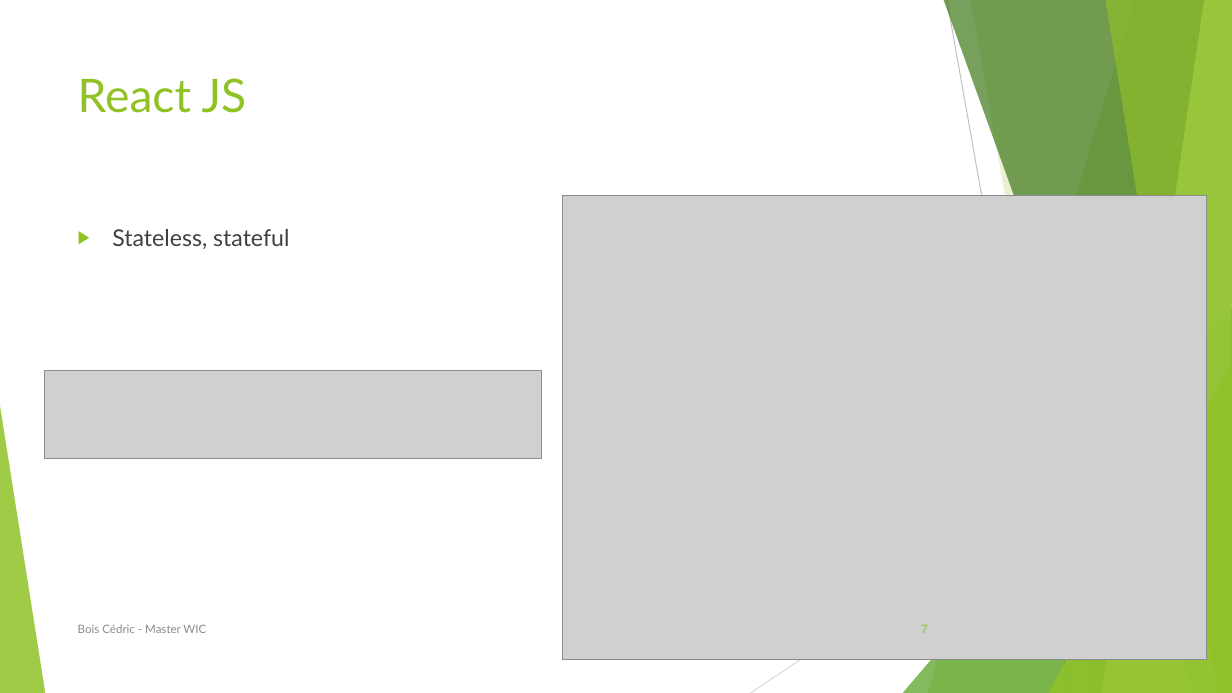
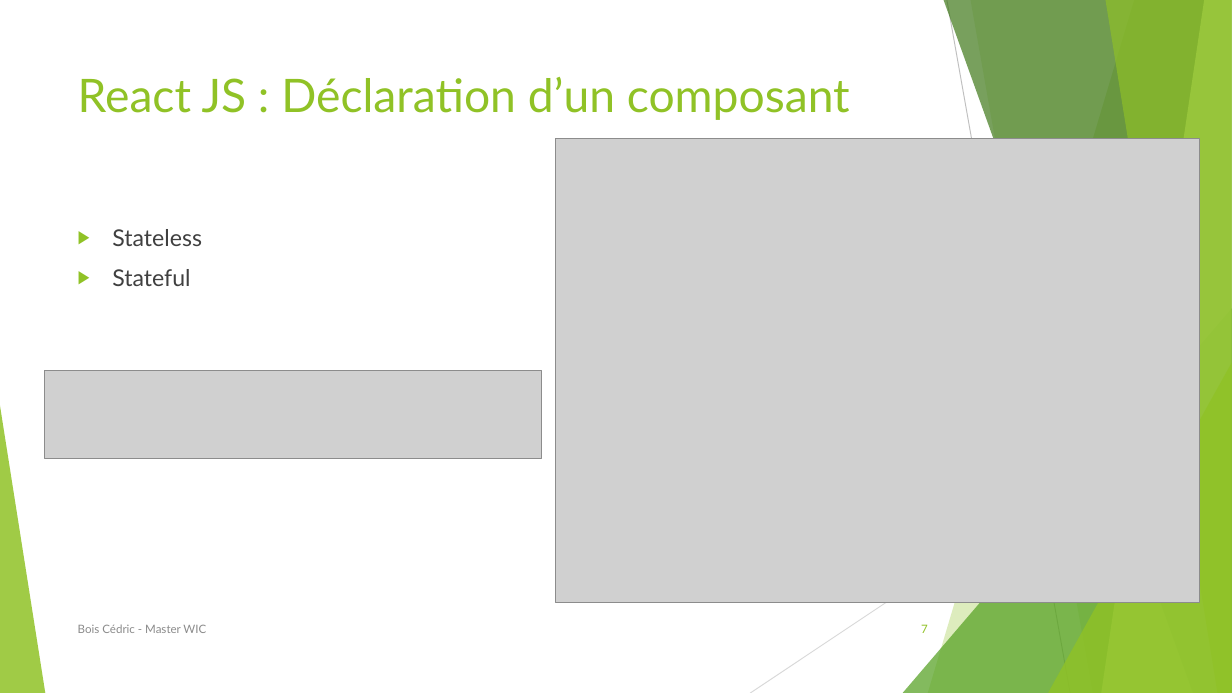
Before and after one commit to BCedric/journalStage, a slide deck: slide 7 of soutenance.pptx. Drawn at 1232x693 pixels with LibreOffice and Linux fonts; fonts in the diff are those of the drawing; grey boxes stand for pictures. Boxes give left, top, right and bottom in pixels: in the first picture for what was removed or moved away, otherwise in the second. Text is boxed around its words. In the diff, an @@ line names an element or a change of style, - is before the commit and + after.

```diff
--- a/soutenance.pptx
+++ b/soutenance.pptx
@@ title at bbox=[78, 77, 850, 120]: text changed @@
-React JS
+React JS : Déclaration d’un composant
@@ picture: place and size @@
-picture at bbox=[563, 195, 1207, 660]
+picture at bbox=[555, 138, 1200, 603]
@@ text at bbox=[112, 229, 202, 286]: text changed @@
-▶ Stateless, stateful
+▶ Stateless
+▶ Stateful
```
Also in this commit, not shown: 20 other slides changed, 1 slide added, 1 slide removed.
